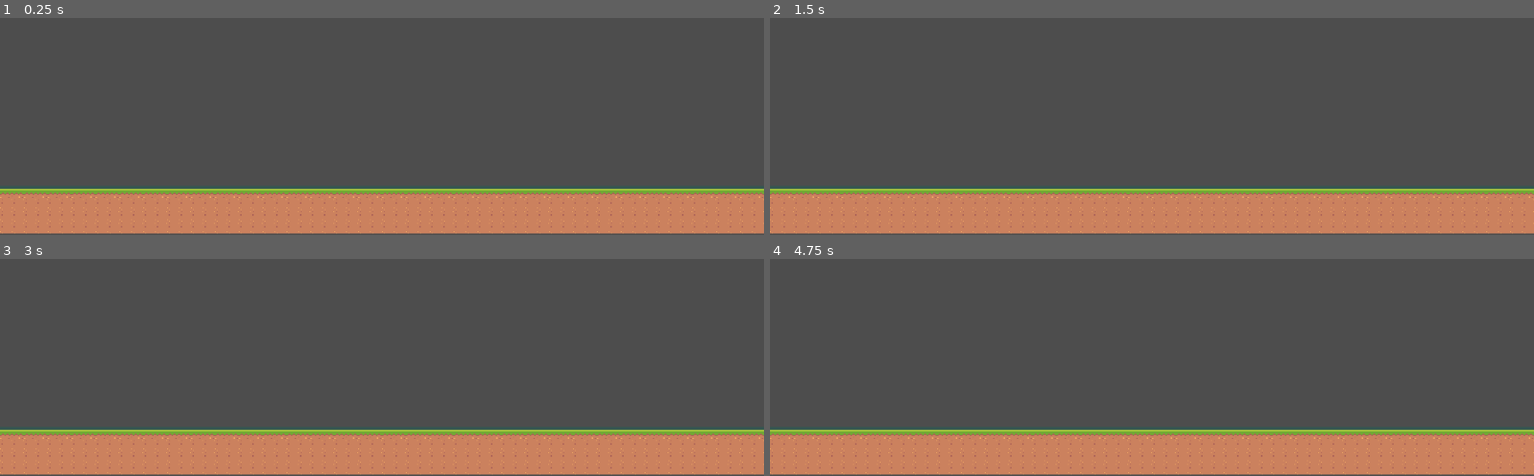
Above: before the commit, frames 1-4 (two rows, left to right).
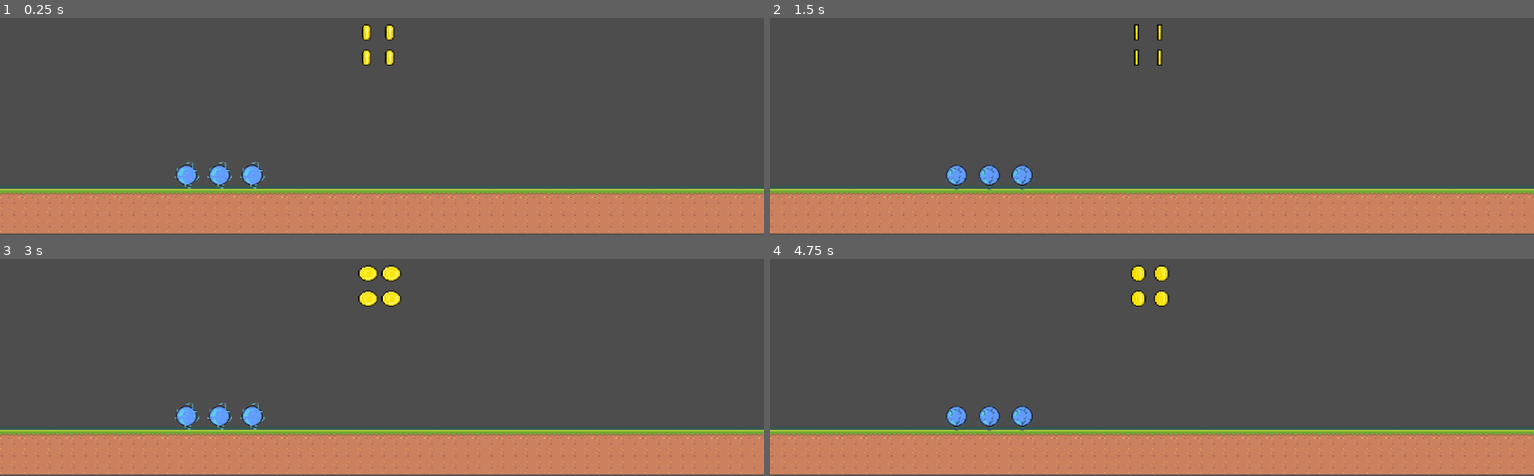
Above: after the commit, the same moments.

Repository: alphaFaiz/cy-bugs
Game: Godot game, scene res://segments/A.tscn
Two runs of this game, one before a commit and one after it. Both use one fixed random seed, a clock stepped at 60 frames per second and the inputs below. The project has no main scene, so this scene is started directly.
Inputs:
- Up to frame 1 (0.25 s): no input
- Up to frame 2 (1.5 s): hold Up (ui_up) 0.53-1.28 s; hold Down (ui_down) from 1.28 s (still down)
- Up to frame 3 (3 s): release Down (ui_down) at 2.03 s; hold Up (ui_up) from 2.03 s (still down)
- Up to frame 4 (4.75 s): release Up (ui_up) at 3.53 s; hold Down (ui_down) from 3.53 s (still down)

The runs differ from the first frame. In frame 1, 1.0% of the frame differs, in the area x 22-52%, y 3-79%; in frame 2, 0.8%; in frame 3, 1.3%, in the area x 22-53%, y 3-79%; in frame 4, 1.1%.

Commit message:
add coin item

Diff:
--- a/cloudLayer.gd
+++ /dev/null
@@ -1,6 +0,0 @@
-extends ParallaxLayer
-
-@export var SPEED = -105
-
-func _process(delta):
-	motion_offset.x += SPEED * delta
--- a/game.gd
+++ b/game.gd
@@ -1,4 +1,8 @@
 extends Node2D
+
+var pickup_items = [
+	preload("res://pickup-items/lightning_item.tscn")
+]
 
 var segments = [
 	preload("res://segments/A.tscn"),
--- a/game.tscn
+++ b/game.tscn
@@ -7,11 +7,11 @@
 [ext_resource type="Texture2D" uid="uid://dsci8ejlwi4jg" path="res://prototype-sprites/kabuto-fly-foward.png" id="4_ym7xk"]
 [ext_resource type="Texture2D" uid="uid://cnesidf3e6tmr" path="res://prototype-sprites/kabuto-fly-up.png" id="5_wgwl3"]
 [ext_resource type="Texture2D" uid="uid://comsqfxswyc5a" path="res://prototype-sprites/kabuto-prepare-landing.png" id="6_25q3h"]
-[ext_resource type="Texture2D" uid="uid://5fd0bw77rlxo" path="res://common/Background/parallax-00.png" id="9_1jwhx"]
-[ext_resource type="Script" path="res://CloudLayer.gd" id="10_46ikd"]
-[ext_resource type="Texture2D" uid="uid://dxxulptcf1hb3" path="res://common/Background/parallax-01.png" id="11_oqshk"]
-[ext_resource type="Script" path="res://MountainLayer.gd" id="12_32ng4"]
-[ext_resource type="Texture2D" uid="uid://cc8q3wlga35pl" path="res://common/Background/parallax-02.png" id="13_wimbx"]
+[ext_resource type="Texture2D" uid="uid://5fd0bw77rlxo" path="res://backgrounds/parallax-00.png" id="8_reqle"]
+[ext_resource type="Script" path="res://backgrounds/CloudLayer.gd" id="9_gxu3y"]
+[ext_resource type="Texture2D" uid="uid://dxxulptcf1hb3" path="res://backgrounds/parallax-01.png" id="10_t4xli"]
+[ext_resource type="Script" path="res://backgrounds/MountainLayer.gd" id="11_iay07"]
+[ext_resource type="Texture2D" uid="uid://cc8q3wlga35pl" path="res://backgrounds/parallax-02.png" id="12_e4yh0"]
 
 [sub_resource type="AtlasTexture" id="AtlasTexture_61dsq"]
 atlas = ExtResource("3_feopw")
@@ -155,7 +155,7 @@
 [node name="AnimatedSprite2D" type="AnimatedSprite2D" parent="Player"]
 scale = Vector2(2, 2)
 sprite_frames = SubResource("SpriteFrames_n1khf")
-animation = &"walk"
+animation = &"fly_up"
 
 [node name="RayCast2DBottom" type="RayCast2D" parent="Player"]
 position = Vector2(-20, -1)
@@ -186,22 +186,22 @@
 motion_mirroring = Vector2(1440, 0)
 
 [node name="Sprite2D" type="Sprite2D" parent="ParallaxBackground/SkyLayer"]
-texture = ExtResource("9_1jwhx")
+texture = ExtResource("8_reqle")
 
 [node name="CloudLayer" type="ParallaxLayer" parent="ParallaxBackground"]
 position = Vector2(720, 242.222)
 motion_mirroring = Vector2(1440, 0)
-script = ExtResource("10_46ikd")
+script = ExtResource("9_gxu3y")
 
 [node name="Sprite2D" type="Sprite2D" parent="ParallaxBackground/CloudLayer"]
-texture = ExtResource("11_oqshk")
+texture = ExtResource("10_t4xli")
 
 [node name="MountainLayer" type="ParallaxLayer" parent="ParallaxBackground"]
 position = Vector2(718.889, 242.222)
 motion_mirroring = Vector2(1440, 0)
-script = ExtResource("12_32ng4")
+script = ExtResource("11_iay07")
 
 [node name="Sprite2D" type="Sprite2D" parent="ParallaxBackground/MountainLayer"]
-texture = ExtResource("13_wimbx")
+texture = ExtResource("12_e4yh0")
 
 [connection signal="body_entered" from="Player/HitBox" to="Player" method="_on_hit_box_body_entered"]
--- /dev/null
+++ b/pickup-items/base_pickup.gd
@@ -0,0 +1,30 @@
+extends Area2D
+
+@onready var _animated_sprite := $AnimatedSprite2D
+
+# Called when the node enters the scene tree for the first time.
+func _ready() -> void:
+	play("idle")
+	self.connect("area_entered", _on_area_entered)
+
+func play(animation: String, fliph = false, flipv= false) -> void:
+	_animated_sprite.set_flip_h(fliph)
+	_animated_sprite.set_flip_v(flipv)
+	_animated_sprite.play(animation)
+
+func _on_area_entered(body: Node) -> void:
+	play("picked")
+	await _animated_sprite.animation_finished
+	queue_free()
+	apply_effect(body)
+
+#func _physics_process(delta: float) -> void:
+#	position.x -= 200 * delta
+
+# Called every frame. 'delta' is the elapsed time since the previous frame.
+func _process(delta: float) -> void:
+	pass
+
+# Virtual function. Applies this pickup's effect on the body node.
+func apply_effect(body: Node) -> void:
+	pass
--- /dev/null
+++ b/pickup-items/base_pickup.tscn
@@ -0,0 +1,90 @@
+[gd_scene load_steps=14 format=3 uid="uid://d2b4pil8rjuvn"]
+
+[ext_resource type="Script" path="res://pickup-items/base_pickup.gd" id="1_6qyvv"]
+[ext_resource type="Texture2D" uid="uid://cbcr4by38am8r" path="res://prototype-sprites/energy-stone-idle.png" id="2_anjus"]
+[ext_resource type="Texture2D" uid="uid://bjo25lfcc1d0q" path="res://prototype-sprites/energy-stone-destroy.png" id="3_afcpl"]
+
+[sub_resource type="AtlasTexture" id="AtlasTexture_gxmjj"]
+atlas = ExtResource("2_anjus")
+region = Rect2(0, 0, 64, 64)
+
+[sub_resource type="AtlasTexture" id="AtlasTexture_mh8o0"]
+atlas = ExtResource("2_anjus")
+region = Rect2(64, 0, 64, 64)
+
+[sub_resource type="AtlasTexture" id="AtlasTexture_gv7y7"]
+atlas = ExtResource("2_anjus")
+region = Rect2(128, 0, 64, 64)
+
+[sub_resource type="AtlasTexture" id="AtlasTexture_xd7xy"]
+atlas = ExtResource("2_anjus")
+region = Rect2(192, 0, 64, 64)
+
+[sub_resource type="AtlasTexture" id="AtlasTexture_mjaq4"]
+atlas = ExtResource("3_afcpl")
+region = Rect2(0, 0, 64, 64)
+
+[sub_resource type="AtlasTexture" id="AtlasTexture_n5bdt"]
+atlas = ExtResource("3_afcpl")
+region = Rect2(64, 0, 64, 64)
+
+[sub_resource type="AtlasTexture" id="AtlasTexture_x87m5"]
+atlas = ExtResource("3_afcpl")
+region = Rect2(128, 0, 64, 64)
+
+[sub_resource type="AtlasTexture" id="AtlasTexture_ng2rd"]
+atlas = ExtResource("3_afcpl")
+region = Rect2(192, 0, 64, 64)
+
+[sub_resource type="SpriteFrames" id="SpriteFrames_we545"]
+resource_local_to_scene = true
+animations = [{
+"frames": [{
+"duration": 1.0,
+"texture": SubResource("AtlasTexture_gxmjj")
+}, {
+"duration": 1.0,
+"texture": SubResource("AtlasTexture_mh8o0")
+}, {
+"duration": 1.0,
+"texture": SubResource("AtlasTexture_gv7y7")
+}, {
+"duration": 1.0,
+"texture": SubResource("AtlasTexture_xd7xy")
+}],
+"loop": true,
+"name": &"idle",
+"speed": 10.0
+}, {
+"frames": [{
+"duration": 1.0,
+"texture": SubResource("AtlasTexture_mjaq4")
+}, {
+"duration": 1.0,
+"texture": SubResource("AtlasTexture_n5bdt")
+}, {
+"duration": 1.0,
+"texture": SubResource("AtlasTexture_x87m5")
+}, {
+"duration": 1.0,
+"texture": SubResource("AtlasTexture_ng2rd")
+}],
+"loop": false,
+"name": &"picked",
+"speed": 10.0
+}]
+
+[sub_resource type="CircleShape2D" id="CircleShape2D_kvesa"]
+radius = 13.0
+
+[node name="BaseItem" type="Area2D"]
+script = ExtResource("1_6qyvv")
+
+[node name="AnimatedSprite2D" type="AnimatedSprite2D" parent="."]
+position = Vector2(0.499999, 0.999998)
+scale = Vector2(0.921875, 0.90625)
+sprite_frames = SubResource("SpriteFrames_we545")
+animation = &"picked"
+
+[node name="CollisionShape2D" type="CollisionShape2D" parent="."]
+shape = SubResource("CircleShape2D_kvesa")
--- /dev/null
+++ b/pickup-items/lightning_item.tscn
@@ -0,0 +1,88 @@
+[gd_scene load_steps=14 format=3 uid="uid://gp5l3oggxsnp"]
+
+[ext_resource type="PackedScene" uid="uid://d2b4pil8rjuvn" path="res://pickup-items/base_pickup.tscn" id="1_v6o7a"]
+[ext_resource type="Texture2D" uid="uid://cbcr4by38am8r" path="res://prototype-sprites/energy-stone-idle.png" id="2_7mnek"]
+[ext_resource type="Texture2D" uid="uid://bjo25lfcc1d0q" path="res://prototype-sprites/energy-stone-destroy.png" id="3_f24be"]
+
+[sub_resource type="AtlasTexture" id="AtlasTexture_gxmjj"]
+atlas = ExtResource("2_7mnek")
+region = Rect2(0, 0, 64, 64)
+
+[sub_resource type="AtlasTexture" id="AtlasTexture_mh8o0"]
+atlas = ExtResource("2_7mnek")
+region = Rect2(64, 0, 64, 64)
+
+[sub_resource type="AtlasTexture" id="AtlasTexture_gv7y7"]
+atlas = ExtResource("2_7mnek")
+region = Rect2(128, 0, 64, 64)
+
+[sub_resource type="AtlasTexture" id="AtlasTexture_xd7xy"]
+atlas = ExtResource("2_7mnek")
+region = Rect2(192, 0, 64, 64)
+
+[sub_resource type="AtlasTexture" id="AtlasTexture_mjaq4"]
+atlas = ExtResource("3_f24be")
+region = Rect2(0, 0, 64, 64)
+
+[sub_resource type="AtlasTexture" id="AtlasTexture_n5bdt"]
+atlas = ExtResource("3_f24be")
+region = Rect2(64, 0, 64, 64)
+
+[sub_resource type="AtlasTexture" id="AtlasTexture_x87m5"]
+atlas = ExtResource("3_f24be")
+region = Rect2(128, 0, 64, 64)
+
+[sub_resource type="AtlasTexture" id="AtlasTexture_ng2rd"]
+atlas = ExtResource("3_f24be")
+region = Rect2(192, 0, 64, 64)
+
+[sub_resource type="AtlasTexture" id="AtlasTexture_sq8ar"]
+atlas = ExtResource("3_f24be")
+region = Rect2(256, 0, 64, 64)
+
+[sub_resource type="SpriteFrames" id="SpriteFrames_dc8hb"]
+resource_local_to_scene = true
+animations = [{
+"frames": [{
+"duration": 1.0,
+"texture": SubResource("AtlasTexture_gxmjj")
+}, {
+"duration": 1.0,
+"texture": SubResource("AtlasTexture_mh8o0")
+}, {
+"duration": 1.0,
+"texture": SubResource("AtlasTexture_gv7y7")
+}, {
+"duration": 1.0,
+"texture": SubResource("AtlasTexture_xd7xy")
+}],
+"loop": true,
+"name": &"idle",
+"speed": 10.0
+}, {
+"frames": [{
+"duration": 1.0,
+"texture": SubResource("AtlasTexture_mjaq4")
+}, {
+"duration": 1.0,
+"texture": SubResource("AtlasTexture_n5bdt")
+}, {
+"duration": 1.0,
+"texture": SubResource("AtlasTexture_x87m5")
+}, {
+"duration": 1.0,
+"texture": SubResource("AtlasTexture_ng2rd")
+}, {
+"duration": 1.0,
+"texture": SubResource("AtlasTexture_sq8ar")
+}],
+"loop": false,
+"name": &"picked",
+"speed": 10.0
+}]
+
+[node name="LightningItem" instance=ExtResource("1_v6o7a")]
+
+[node name="AnimatedSprite2D" parent="." index="0"]
+scale = Vector2(1.017, 1)
+sprite_frames = SubResource("SpriteFrames_dc8hb")
--- /dev/null
+++ b/pickup-items/score_item.tscn
@@ -0,0 +1,97 @@
+[gd_scene load_steps=15 format=3 uid="uid://blaprf7osksqh"]
+
+[ext_resource type="PackedScene" uid="uid://d2b4pil8rjuvn" path="res://pickup-items/base_pickup.tscn" id="1_0xhel"]
+[ext_resource type="Texture2D" uid="uid://dm8r1oaiiq5dr" path="res://prototype-sprites/score.png" id="2_cc5fj"]
+[ext_resource type="Texture2D" uid="uid://bjo25lfcc1d0q" path="res://prototype-sprites/energy-stone-destroy.png" id="3_mxkjb"]
+
+[sub_resource type="AtlasTexture" id="AtlasTexture_4uivp"]
+atlas = ExtResource("2_cc5fj")
+region = Rect2(0, 0, 64, 64)
+
+[sub_resource type="AtlasTexture" id="AtlasTexture_lwdf7"]
+atlas = ExtResource("2_cc5fj")
+region = Rect2(64, 0, 64, 64)
+
+[sub_resource type="AtlasTexture" id="AtlasTexture_qbkus"]
+atlas = ExtResource("2_cc5fj")
+region = Rect2(128, 0, 64, 64)
+
+[sub_resource type="AtlasTexture" id="AtlasTexture_xip8o"]
+atlas = ExtResource("2_cc5fj")
+region = Rect2(192, 0, 64, 64)
+
+[sub_resource type="AtlasTexture" id="AtlasTexture_w6t6c"]
+atlas = ExtResource("2_cc5fj")
+region = Rect2(256, 0, 64, 64)
+
+[sub_resource type="AtlasTexture" id="AtlasTexture_ewkwy"]
+atlas = ExtResource("2_cc5fj")
+region = Rect2(320, 0, 64, 64)
+
+[sub_resource type="AtlasTexture" id="AtlasTexture_mjaq4"]
+atlas = ExtResource("3_mxkjb")
+region = Rect2(0, 0, 64, 64)
+
+[sub_resource type="AtlasTexture" id="AtlasTexture_n5bdt"]
+atlas = ExtResource("3_mxkjb")
+region = Rect2(64, 0, 64, 64)
+
+[sub_resource type="AtlasTexture" id="AtlasTexture_x87m5"]
+atlas = ExtResource("3_mxkjb")
+region = Rect2(128, 0, 64, 64)
+
+[sub_resource type="AtlasTexture" id="AtlasTexture_ng2rd"]
+atlas = ExtResource("3_mxkjb")
+region = Rect2(192, 0, 64, 64)
+
+[sub_resource type="SpriteFrames" id="SpriteFrames_jx13e"]
+resource_local_to_scene = true
+animations = [{
+"frames": [{
+"duration": 1.0,
+"texture": SubResource("AtlasTexture_4uivp")
+}, {
+"duration": 1.0,
+"texture": SubResource("AtlasTexture_lwdf7")
+}, {
+"duration": 1.0,
+"texture": SubResource("AtlasTexture_qbkus")
+}, {
+"duration": 1.0,
+"texture": SubResource("AtlasTexture_xip8o")
+}, {
+"duration": 1.0,
+"texture": SubResource("AtlasTexture_w6t6c")
+}, {
+"duration": 1.0,
+"texture": SubResource("AtlasTexture_ewkwy")
+}],
+"loop": true,
+"name": &"idle",
+"speed": 10.0
+}, {
+"frames": [{
+"duration": 1.0,
+"texture": SubResource("AtlasTexture_mjaq4")
+}, {
+"duration": 1.0,
+"texture": SubResource("AtlasTexture_n5bdt")
+}, {
+"duration": 1.0,
+"texture": SubResource("AtlasTexture_x87m5")
+}, {
+"duration": 1.0,
+"texture": SubResource("AtlasTexture_ng2rd")
+}],
+"loop": false,
+"name": &"picked",
+"speed": 10.0
+}]
+
+[node name="ScoreItem" instance=ExtResource("1_0xhel")]
+
+[node name="AnimatedSprite2D" parent="." index="0"]
+position = Vector2(0, 0)
+scale = Vector2(0.48, 0.474)
+sprite_frames = SubResource("SpriteFrames_jx13e")
+animation = &"idle"
--- a/segments/A.tscn
+++ b/segments/A.tscn
@@ -1,6 +1,8 @@
-[gd_scene load_steps=5 format=3 uid="uid://cae35cykyc24n"]
+[gd_scene load_steps=7 format=3 uid="uid://cae35cykyc24n"]
 
 [ext_resource type="Texture2D" uid="uid://bbsc8uo0mjg30" path="res://common/Tilemap/tiles_packed.png" id="1_qq3ww"]
+[ext_resource type="PackedScene" uid="uid://gp5l3oggxsnp" path="res://pickup-items/lightning_item.tscn" id="2_h8fsk"]
+[ext_resource type="PackedScene" uid="uid://blaprf7osksqh" path="res://pickup-items/score_item.tscn" id="3_n4n10"]
 
 [sub_resource type="RectangleShape2D" id="RectangleShape2D_bnpfq"]
 size = Vector2(1022.25, 57.375)
@@ -242,3 +244,24 @@
 tile_set = SubResource("TileSet_8k85l")
 format = 2
 layer_0/tile_data = PackedInt32Array(786432, 131073, 1, 786433, 196609, 1, 786434, 131073, 1, 786435, 196609, 1, 786436 …(4781 unchanged characters)…
+
+[node name="LightningItem" parent="." instance=ExtResource("2_h8fsk")]
+position = Vector2(250, 567)
+
+[node name="LightningItem2" parent="." instance=ExtResource("2_h8fsk")]
+position = Vector2(294, 567)
+
+[node name="LightningItem3" parent="." instance=ExtResource("2_h8fsk")]
+position = Vector2(338, 567)
+
+[node name="ScoreItem" parent="." instance=ExtResource("3_n4n10")]
+position = Vector2(493, 375)
+
+[node name="ScoreItem2" parent="." instance=ExtResource("3_n4n10")]
+position = Vector2(524, 375)
+
+[node name="ScoreItem3" parent="." instance=ExtResource("3_n4n10")]
+position = Vector2(493, 409)
+
+[node name="ScoreItem4" parent="." instance=ExtResource("3_n4n10")]
+position = Vector2(524, 409)
--- a/segments/B.tscn
+++ b/segments/B.tscn
@@ -1,6 +1,7 @@
-[gd_scene load_steps=5 format=3 uid="uid://b0uawieq135xi"]
+[gd_scene load_steps=6 format=3 uid="uid://b0uawieq135xi"]
 
 [ext_resource type="Texture2D" uid="uid://bbsc8uo0mjg30" path="res://common/Tilemap/tiles_packed.png" id="1_kp3ie"]
+[ext_resource type="PackedScene" uid="uid://gp5l3oggxsnp" path="res://pickup-items/lightning_item.tscn" id="2_pnhei"]
 
 [sub_resource type="RectangleShape2D" id="RectangleShape2D_p72fg"]
 size = Vector2(800.125, 128)
@@ -242,3 +243,12 @@
 tile_set = SubResource("TileSet_3bady")
 format = 2
 layer_0/tile_data = PackedInt32Array(917504, 131072, 6, 917505, 196608, 6, 917506, 131072, 6, 917507, 196608, 6, 917508 …(7817 unchanged characters)…
+
+[node name="LightningItem" parent="." instance=ExtResource("2_pnhei")]
+position = Vector2(402, 373)
+
+[node name="LightningItem2" parent="." instance=ExtResource("2_pnhei")]
+position = Vector2(499, 311)
+
+[node name="LightningItem3" parent="." instance=ExtResource("2_pnhei")]
+position = Vector2(312, 311)
--- a/segments/C.tscn
+++ b/segments/C.tscn
@@ -1,6 +1,7 @@
-[gd_scene load_steps=6 format=3 uid="uid://d06osablfku3n"]
+[gd_scene load_steps=7 format=3 uid="uid://d06osablfku3n"]
 
 [ext_resource type="Texture2D" uid="uid://bbsc8uo0mjg30" path="res://common/Tilemap/tiles_packed.png" id="1_ajwks"]
+[ext_resource type="PackedScene" uid="uid://gp5l3oggxsnp" path="res://pickup-items/lightning_item.tscn" id="2_oaqwc"]
 
 [sub_resource type="RectangleShape2D" id="RectangleShape2D_lwbqy"]
 size = Vector2(894, 159)
@@ -249,3 +250,12 @@
 tile_set = SubResource("TileSet_kc1ai")
 format = 2
 layer_0/tile_data = PackedInt32Array(1507332, 1310720, 2, 1507333, 1376256, 2, 1507334, 1310720, 2, 1507335, 1376256, 2 …(13693 unchanged characters)…
+
+[node name="LightningItem" parent="." instance=ExtResource("2_oaqwc")]
+position = Vector2(556, 73)
+
+[node name="LightningItem2" parent="." instance=ExtResource("2_oaqwc")]
+position = Vector2(126, 459)
+
+[node name="LightningItem3" parent="." instance=ExtResource("2_oaqwc")]
+position = Vector2(812, 280)
Renamed: CloudLayer.gd -> backgrounds/CloudLayer.gd
Renamed: MountainLayer.gd -> backgrounds/MountainLayer.gd
Renamed: common/Background/parallax-00.png -> backgrounds/parallax-00.png
Not shown, added: backgrounds/parallax-00.png.import
Renamed: common/Background/parallax-01.png -> backgrounds/parallax-01.png
Not shown, changed: backgrounds/parallax-01.png.import
Renamed: common/Background/parallax-02.png -> backgrounds/parallax-02.png
Not shown, added: backgrounds/parallax-02.png.import
Renamed: common/Background/parallax-03.png -> backgrounds/parallax-03.png
Not shown, added: backgrounds/parallax-03.png.import
Not shown: 1 places in game.tscn that only renumber resources
Binary file added: prototype-sprites/energy-stone-destroy.aseprite
(and 8 more such lines)
